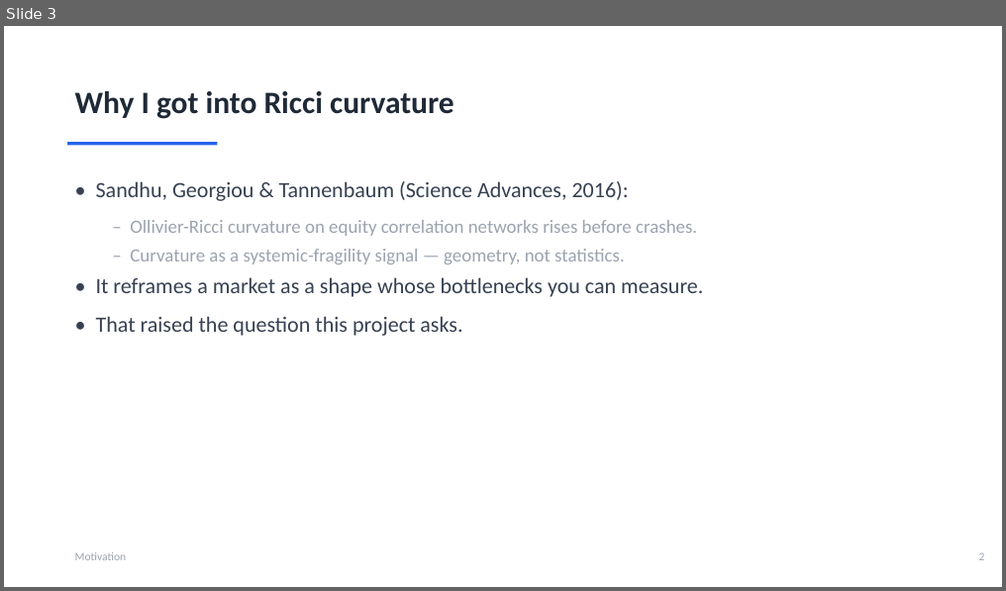
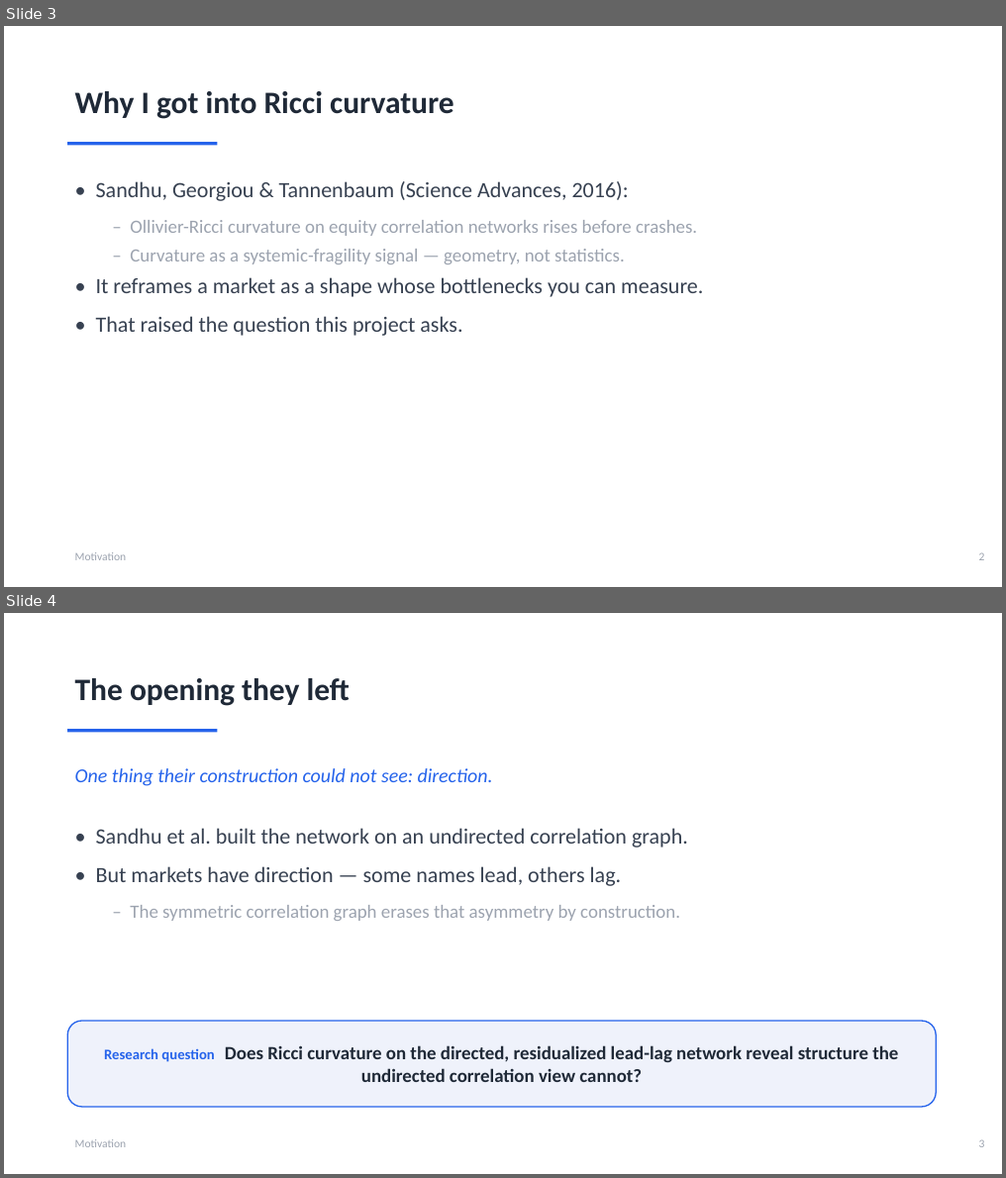
Before and after one commit to ivan-sit/Curvature-Lead-Lag-Model, a slide deck: slides/Ricci_Curvature_LeadLag.pptx. Shown one above the other, each under a label of ours: slide 3 before the commit, slides 3 and 4 after it. The pictures are 1006x591 and 1006x1178 pixels, drawn with LibreOffice and Linux fonts; fonts in the diff are those of the drawing. Boxes give left, top, right and bottom in pixels: in the first picture for what was removed or moved away, otherwise in the second. Text is boxed around its words. In the diff, an @@ line names an element or a change of style, - is before the commit and + after.

```diff
--- a/slides/Ricci_Curvature_LeadLag.pptx
+++ b/slides/Ricci_Curvature_LeadLag.pptx
@@ slide 4 added at (x1=4, y1=613, x2=1002, y2=1174), background #FFFFFF @@
@@ text added at (x1=75, y1=678, x2=350, y2=706), 30 pt, text #1F2937, bold @@
+The opening they left
@@ rectangle added at (x1=67, y1=729, x2=218, y2=732), fill #2563EB @@
@@ text added at (x1=75, y1=768, x2=493, y2=786), 19 pt, text #2563EB, italic @@
+One thing their construction could not see: direction.
@@ text added at (x1=96, y1=828, x2=688, y2=921), 21 pt, text #374151 @@
+• Sandhu et al. built the network on an undirected correlation graph.
+• But markets have direction — some names lead, others lag.
+  – The symmetric correlation graph erases that asymmetry by construction.
@@ rounded rectangle added at (x1=67, y1=1021, x2=936, y2=1107), fill #EFF2FB, outline #2563EB 1.25 pt, 18 pt, text #1F2937, bold @@
+Research question Does Ricci curvature on the directed, residualized lead-lag network reveal structure the undirected correlation view cannot?
@@ text added at (x1=75, y1=1140, x2=127, y2=1148), 11 pt, text #9CA3AF @@
+Motivation
@@ text added at (x1=979, y1=1140, x2=985, y2=1148), 11 pt, text #9CA3AF @@
+3
```
Also in this commit, not shown: 3 slides changed, 2 slides removed, 1 other file.
